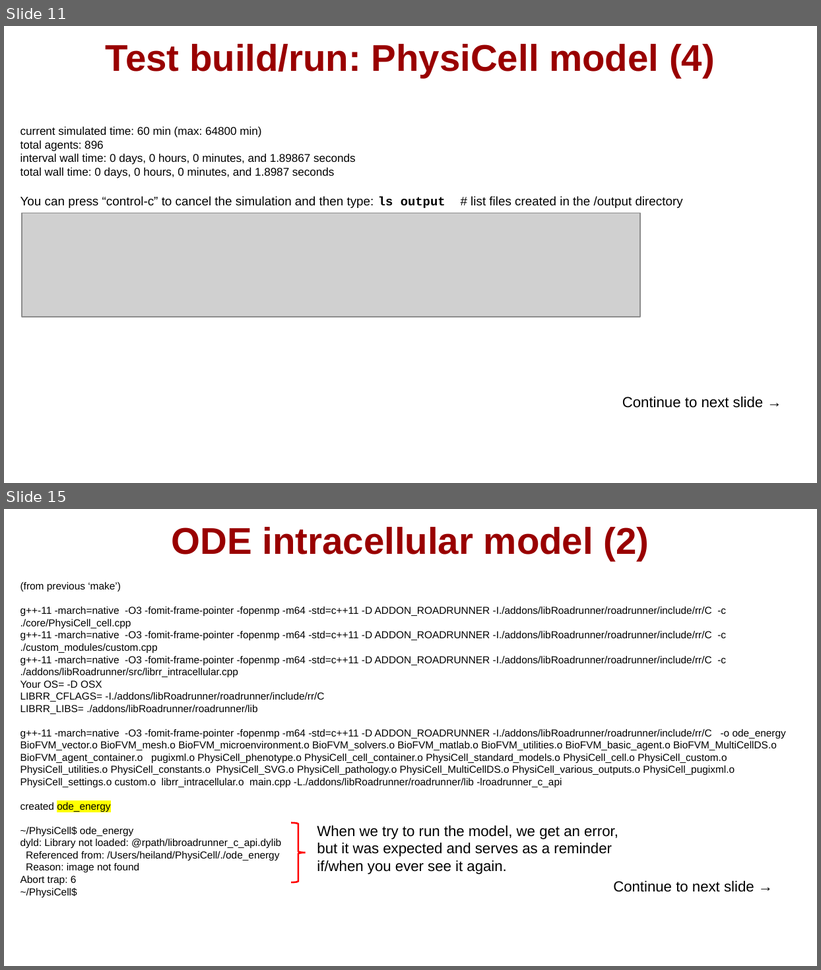
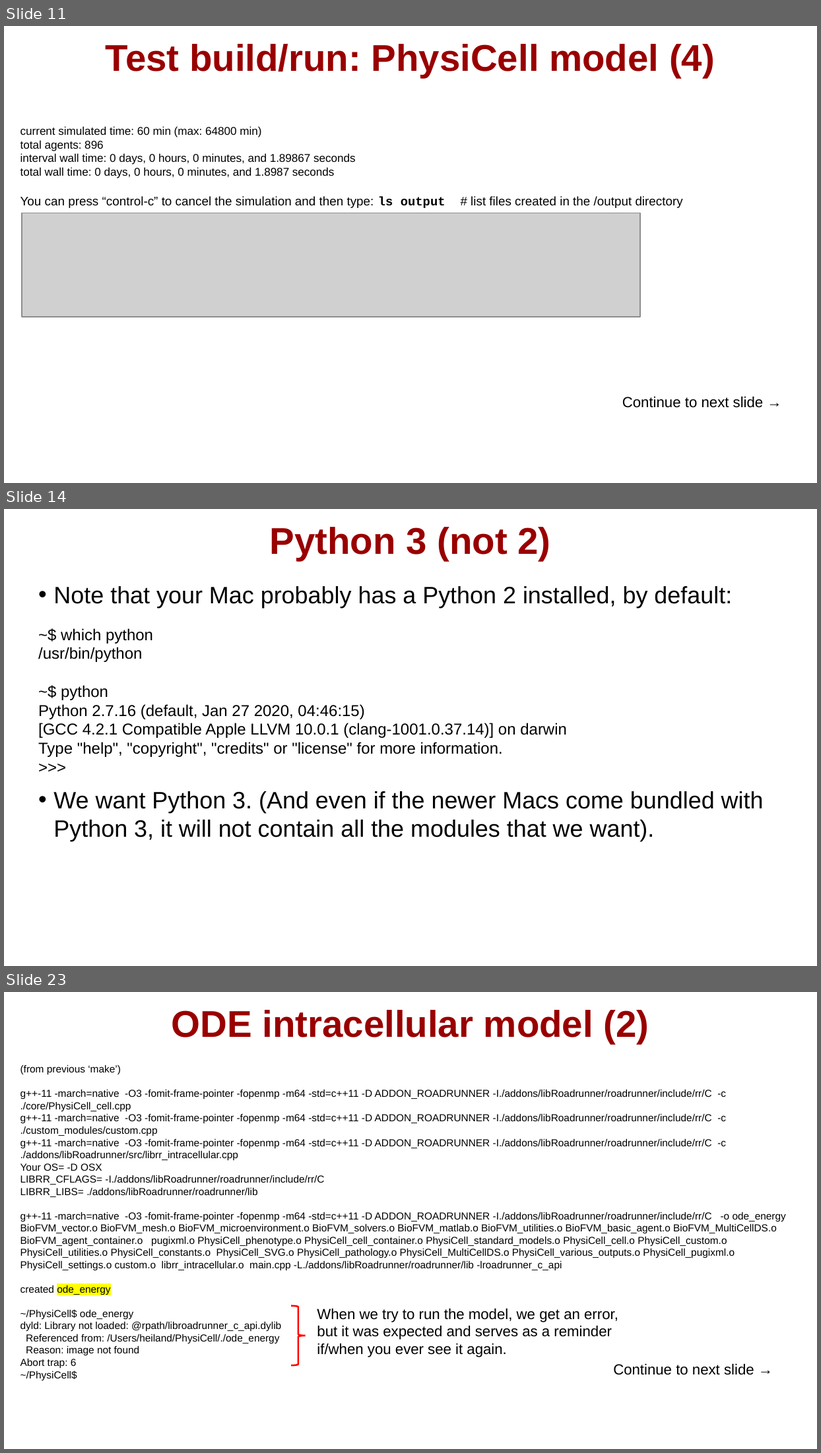
Before and after one commit to physicell-training/ws2021, a slide deck: pptx_source/PhysiCell_ws2021_macOS_setup.pptx. Shown one above the other, each under a label of ours: slides 11 and 15 before the commit, slides 11, 14 and 23 after it; the slides between them are not shown. The pictures are 821x970 and 821x1453 pixels, drawn with LibreOffice and Linux fonts; fonts in the diff are those of the drawing; grey boxes stand for pictures; background and template pictures are left out. Boxes give left, top, right and bottom in pixels: in the first picture for what was removed or moved away, otherwise in the second. Text is boxed around its words. In the diff, an @@ line names an element or a change of style, - is before the commit and + after.

```diff
--- a/pptx_source/PhysiCell_ws2021_macOS_setup.pptx
+++ b/pptx_source/PhysiCell_ws2021_macOS_setup.pptx
@@ slide 14 added at (4,509,817,966), background #FFFFFF @@
@@ title added at (270,527,551,560), 33 pt, text #990000, bold @@
+Python 3 (not 2)
@@ text added at (38,586,764,842), 14 pt, text #000000 @@
+• Note that your Mac probably has a Python 2 installed, by default:
+~$ which python
+/usr/bin/python
+~$ python
+Python 2.7.16 (default, Jan 27 2020, 04:46:15)
+[GCC 4.2.1 Compatible Apple LLVM 10.0.1 (clang-1001.0.37.14)] on darwin
+Type "help", "copyright", "credits" or "license" for more information.
+>>>
+• We want Python 3. (And even if the newer Macs come bundled with Python 3, it will not contain all the modules that we want).
@@ what was slide 15 is now slide 23 @@
```
Also in this commit, not shown: 4 slides changed, 8 other slides added.
